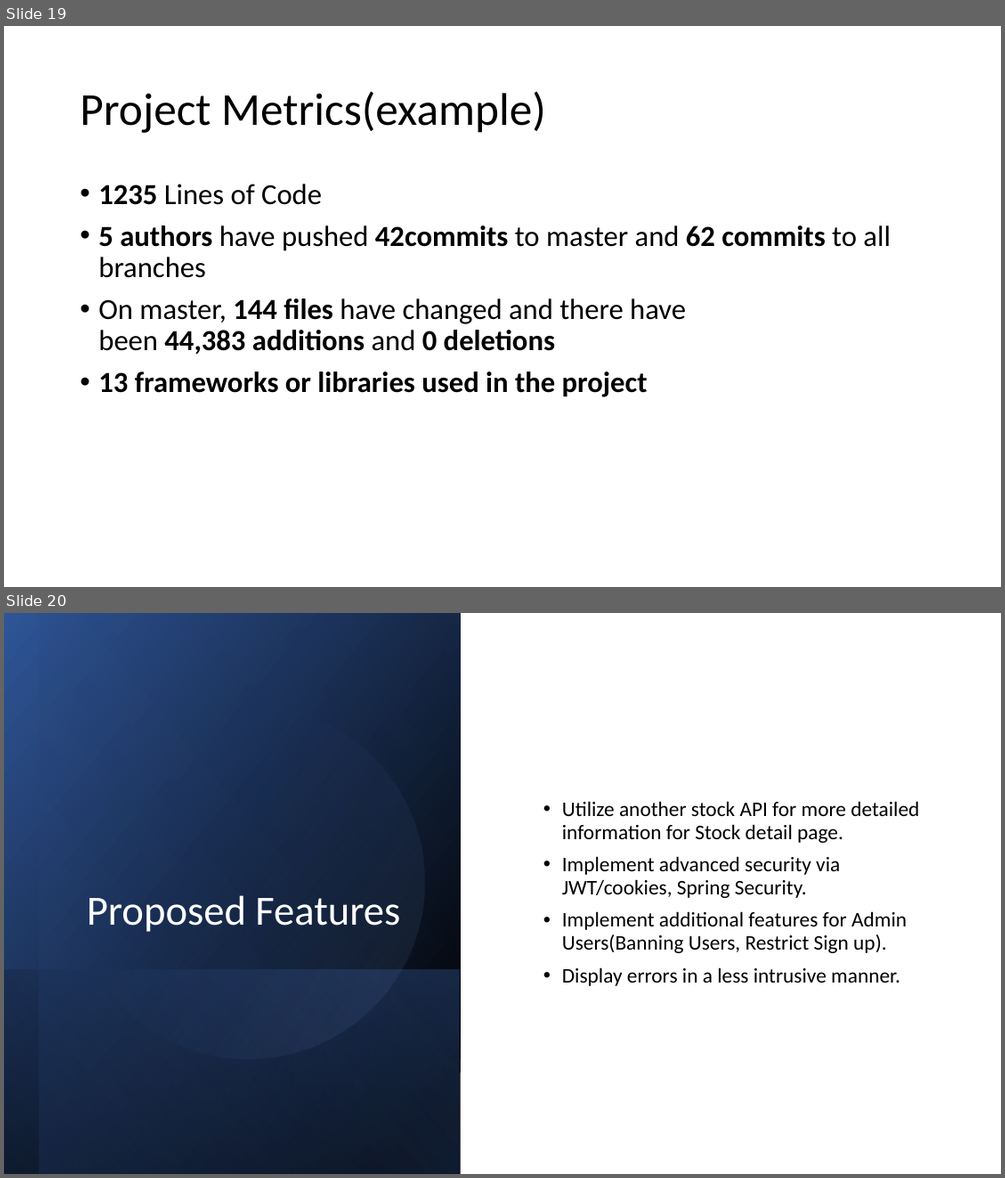
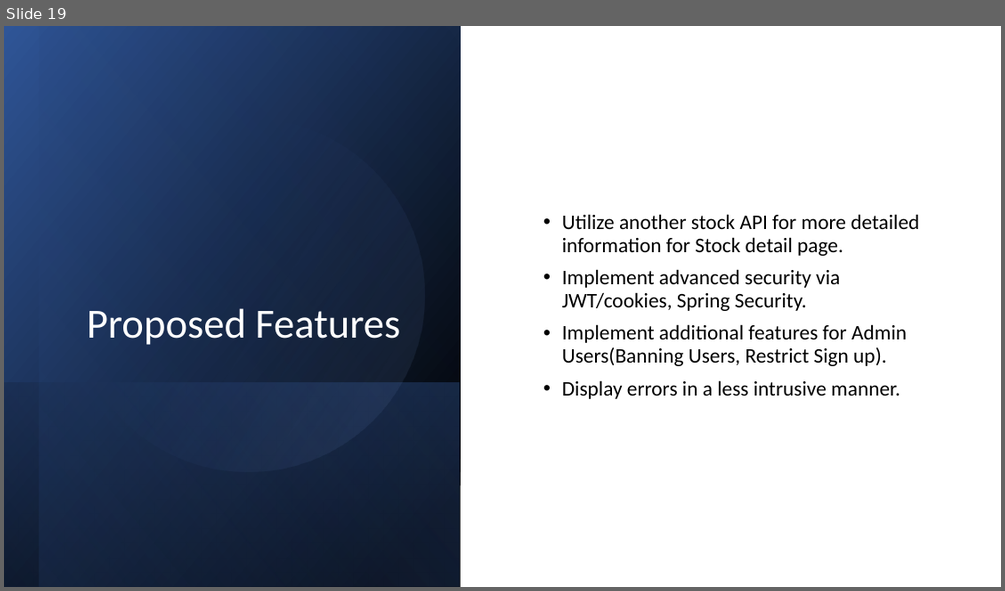
Before and after one commit to hpatel183/project-2-SuperStocks-Documentation, a slide deck: Documents/SuperStocks.pptx. Shown one above the other, each under a label of ours: slides 19 and 20 before the commit, slide 19 after it. The pictures are 1005x1178 and 1005x591 pixels, drawn with LibreOffice and Linux fonts; fonts in the diff are those of the drawing. Boxes give left, top, right and bottom in pixels: in the first picture for what was removed or moved away, otherwise in the second. Text is boxed around its words. In the diff, an @@ line names an element or a change of style, - is before the commit and + after.

```diff
--- a/Documents/SuperStocks.pptx
+++ b/Documents/SuperStocks.pptx
@@ slide 19 removed at (x1=4, y1=26, x2=1001, y2=587), background #FFFFFF @@
@@ title removed at (x1=80, y1=91, x2=546, y2=133) @@
-Project Metrics(example)
@@ text removed at (x1=98, y1=184, x2=890, y2=397) @@
-• 1235 Lines of Code
-• 5 authors have pushed 42commits to master and 62 commits to all branches
-• On master, 144 files have changed and there have been 44,383 additions and 0 deletions
-• 13 frameworks or libraries used in the project
@@ what was slide 20 is now slide 19 @@
```
Also in this commit, not shown: 3 slides changed, 1 slide added, 1 other slide removed.
